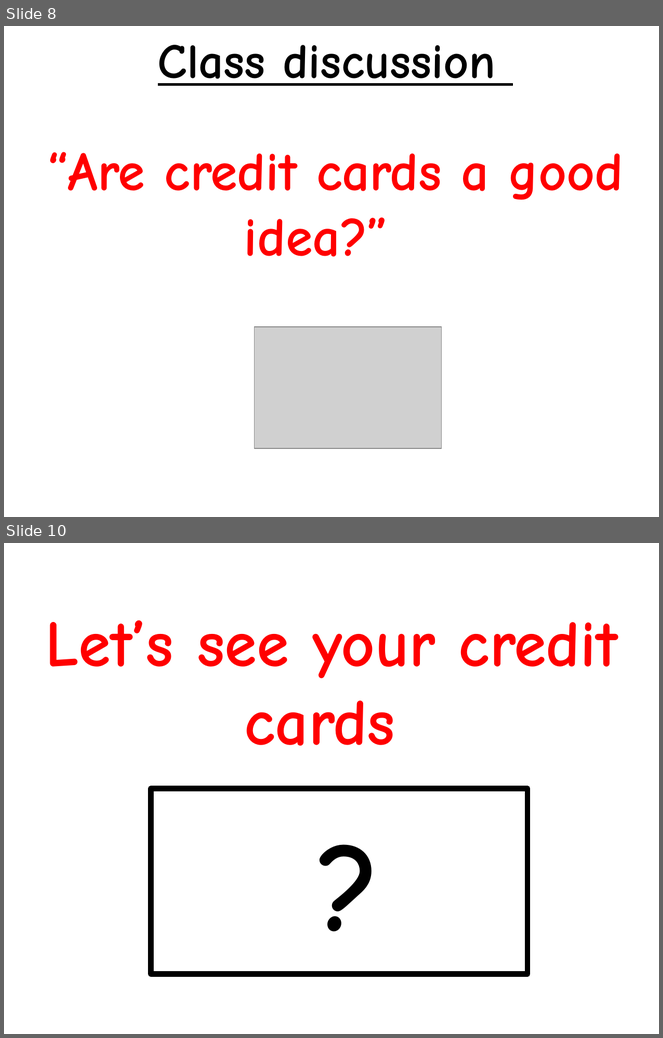
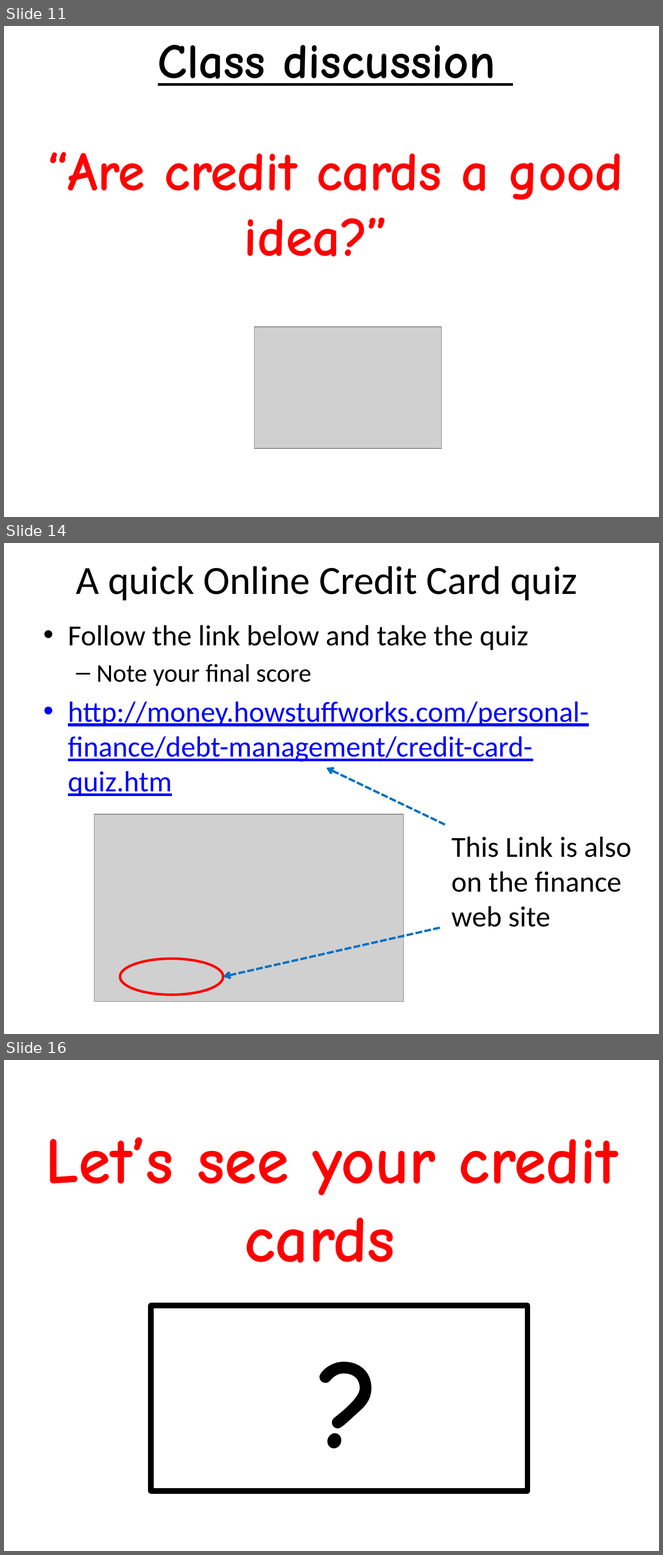
Before and after one commit to paulcockram7/paulcockram7.github.io, a slide deck: 15finance/02 Credit Cards.pptx. Shown one above the other, each under a label of ours: slides 8 and 10 before the commit, slides 11, 14 and 16 after it; the slides between them are not shown. The pictures are 663x1038 and 663x1555 pixels, drawn with LibreOffice and Linux fonts; fonts in the diff are those of the drawing; grey boxes stand for pictures. Boxes give left, top, right and bottom in pixels: in the first picture for what was removed or moved away, otherwise in the second. Text is boxed around its words. In the diff, an @@ line names an element or a change of style, - is before the commit and + after.

Commit message:
finance L 2 enchanced
finance L 2 enchanced
commented out lesson 3 +

```diff
--- a/15finance/02 Credit Cards.pptx
+++ b/15finance/02 Credit Cards.pptx
@@ slide 14 added at bbox=[4, 543, 659, 1034], background #FFFFFF @@
@@ title added at bbox=[76, 566, 578, 601], 44 pt, text #000000 @@
+A quick Online Credit Card quiz
@@ text added at bbox=[68, 625, 589, 796], 32 pt, text #0000FF, underline @@
+• Follow the link below and take the quiz
+  – Note your final score
+• http://money.howstuffworks.com/personal-finance/debt-management/credit-card-quiz.htm
@@ arrow added from (445, 825) to (326, 768), #0070C0 2.5 pt dashed @@
@@ picture added at bbox=[94, 814, 404, 1002] @@
@@ text added at bbox=[452, 837, 632, 927], 32 pt, text #000000 @@
+This Link is also on the finance web site
@@ arrow added from (440, 928) to (223, 977), #0070C0 2.5 pt dashed @@
@@ ellipse added at bbox=[120, 959, 223, 995], outline #FF0000 2.75 pt @@
@@ what was slide 8 is now slide 11 @@
@@ what was slide 10 is now slide 16 @@
```
Also in this commit, not shown: 2 slides changed, 6 other slides added, 1 slide removed, 9 other files.
